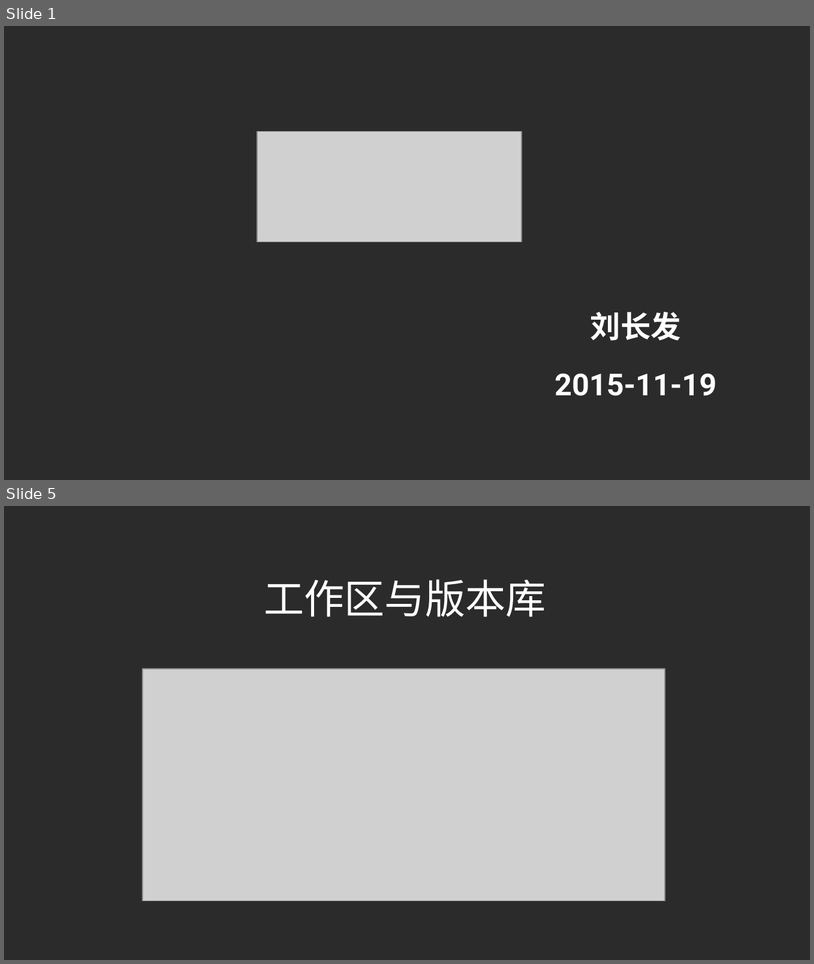
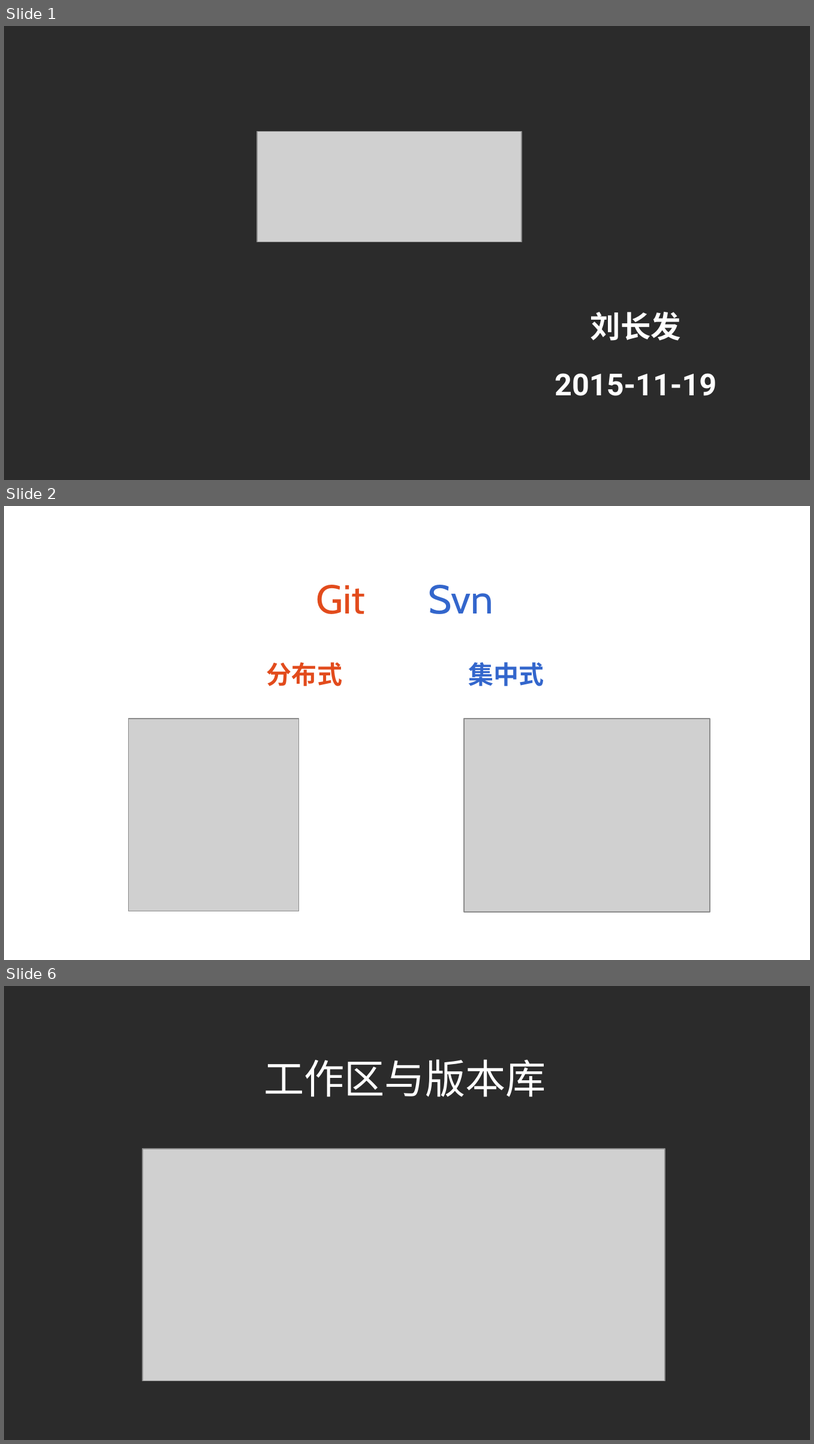
Before and after one commit to liuchangfa/workplace, a slide deck: training/Git/Git.ppt. Shown one above the other, each under a label of ours: slides 1 and 5 before the commit, slides 1, 2 and 6 after it; the slides between them are not shown. The pictures are 814x964 and 814x1444 pixels, drawn with LibreOffice and Linux fonts; fonts in the diff are those of the drawing; grey boxes stand for pictures; background and template pictures are left out; a plain dark background stands for a picture behind light text. Boxes give left, top, right and bottom in pixels: in the first picture for what was removed or moved away, otherwise in the second. Text is boxed around its words. In the diff, an @@ line names an element or a change of style, - is before the commit and + after.

```diff
--- a/training/Git/Git.ppt
+++ b/training/Git/Git.ppt
@@ slide 2 added at [4,506,810,960], background picture (left out) @@
@@ text added at [317,585,494,614], 32 pt, text #E24B1C @@
+Git VS Svn
@@ text added at [267,662,544,686], 20 pt, text #E24B1C, bold @@
+分布式 集中式
@@ picture added at [128,718,299,910] @@
@@ picture added at [464,718,710,912] @@
@@ what was slide 5 is now slide 6 @@
```
Also in this commit, not shown: 3 slides changed, 7 other slides added, 7 slides removed.
